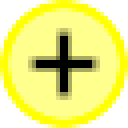
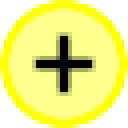
Layer changes from the first 128×128 image to the second:
painted on "Icon" over [left=28, top=28, right=100, bottom=100]
